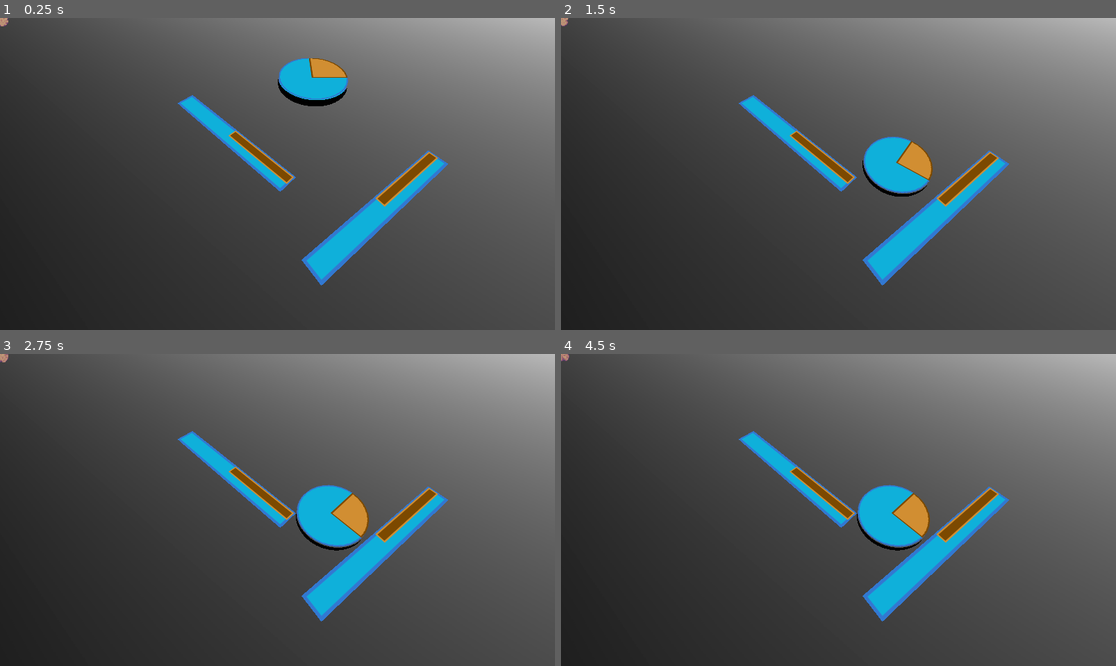
Above: before the commit, frames 1-4 (two rows, left to right).
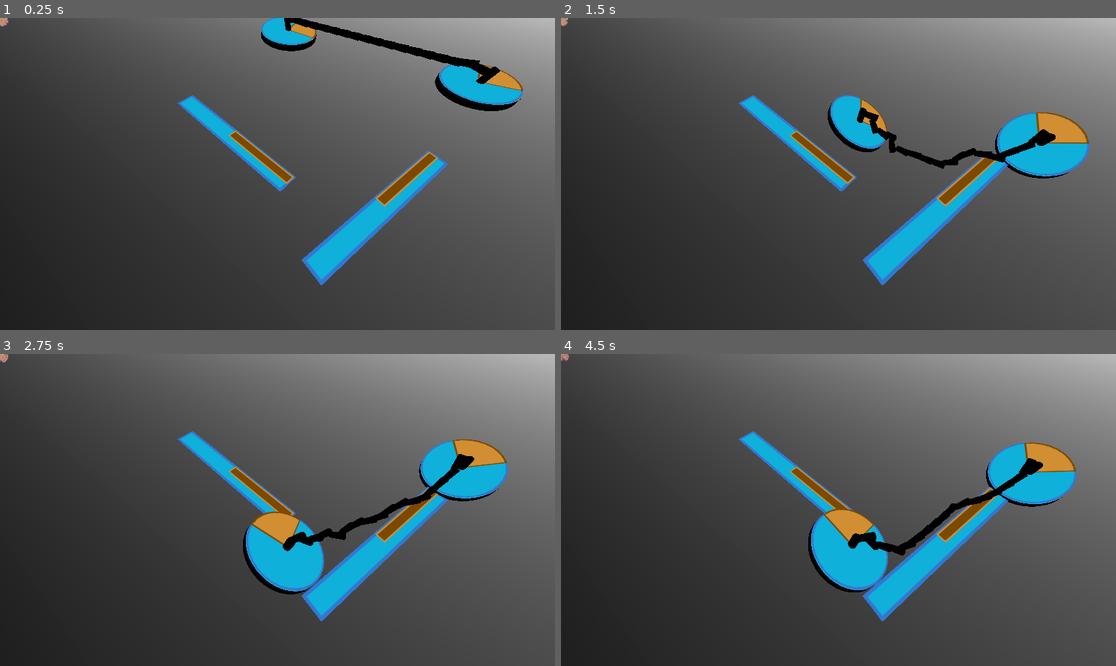
Above: after the commit, the same moments.

Repository: xaviervxz/PhysicsTestScenes
Game: Godot game, scene res://3dWithSprites/Rope/roxle_stage.tscn
The game is run twice, just before and just after one commit, with the same random seed, the same clock (stepped at 60 frames per second) and the same inputs. Before the commit the project starts from res://3dWithSprites/Wall/wall_stage.tscn.
Inputs:
- Up to frame 1 (0.25 s): no input
- Up to frame 2 (1.5 s): no input
- Up to frame 3 (2.75 s): no input
- Up to frame 4 (4.5 s): no input

The runs differ from the first frame. In frame 1, 5.0% of the frame differs, in the area x 47-95%, y 0-30%; in frame 2, 6.3%; in frame 3, 7.6%; in frame 4, 7.7%, in the area x 44-93%, y 28-77%.

Commit message:
bad but extant rope

Diff:
--- a/3dWithSprites/PhysicsObjects/wheel.tscn
+++ b/3dWithSprites/PhysicsObjects/wheel.tscn
@@ -14,6 +14,26 @@
 height = 0.1
 cap_top = false
 cap_bottom = false
+
+[sub_resource type="CylinderShape3D" id="CylinderShape3D_vqbom"]
+height = 0.5
+radius = 0.05
+
+[sub_resource type="Gradient" id="Gradient_b38vi"]
+
+[sub_resource type="GradientTexture2D" id="GradientTexture2D_m0tlw"]
+gradient = SubResource("Gradient_b38vi")
+fill_from = Vector2(0.352632, 0.757895)
+
+[sub_resource type="StandardMaterial3D" id="StandardMaterial3D_anqcw"]
+albedo_color = Color(1, 0.247059, 1, 1)
+albedo_texture = SubResource("GradientTexture2D_m0tlw")
+
+[sub_resource type="CylinderMesh" id="CylinderMesh_6v56w"]
+material = SubResource("StandardMaterial3D_anqcw")
+top_radius = 0.05
+bottom_radius = 0.05
+height = 0.5
 
 [node name="Wheel" type="RigidBody3D"]
 
@@ -32,3 +52,24 @@
 [node name="Sprite2" type="Sprite3D" parent="."]
 transform = Transform3D(0.75, 0, 0, 0, 0.75, 0, 0, 0, 0.75, 0, 0, -0.05)
 texture = ExtResource("3_trxsd")
+
+[node name="Axle" type="RigidBody3D" parent="."]
+
+[node name="CollisionShape3D" type="CollisionShape3D" parent="Axle"]
+transform = Transform3D(1, 0, 0, 0, -4.37114e-08, -1, 0, 1, -4.37114e-08, 0, 0, 0)
+shape = SubResource("CylinderShape3D_vqbom")
+
+[node name="MeshInstance3D2" type="MeshInstance3D" parent="Axle"]
+transform = Transform3D(1, 0, 0, 0, -4.37114e-08, -1, 0, 1, -4.37114e-08, 0, 0, 0)
+mesh = SubResource("CylinderMesh_6v56w")
+skeleton = NodePath("../..")
+
+[node name="Left" type="PinJoint3D" parent="Axle"]
+transform = Transform3D(1, 0, 0, 0, 1, 0, 0, 0, 1, 0, 0, -0.05)
+node_a = NodePath("../..")
+node_b = NodePath("..")
+
+[node name="Right" type="PinJoint3D" parent="Axle"]
+transform = Transform3D(1, 0, 0, 0, 1, 0, 0, 0, 1, 0, 0, 0.05)
+node_a = NodePath("../..")
+node_b = NodePath("..")
--- /dev/null
+++ b/3dWithSprites/Rope/Roxel.gd
@@ -0,0 +1,11 @@
+class_name Roxel extends RigidBody3D
+
+
+# Called when the node enters the scene tree for the first time.
+func _ready():
+	pass # Replace with function body.
+
+
+# Called every frame. 'delta' is the elapsed time since the previous frame.
+func _process(delta):
+	pass
--- /dev/null
+++ b/3dWithSprites/Rope/rope_axle.tscn
@@ -0,0 +1,94 @@
+[gd_scene load_steps=4 format=3 uid="uid://dmv8n080i0fjy"]
+
+[ext_resource type="PackedScene" uid="uid://dxu4mwinrnrkr" path="res://3dWithSprites/Rope/rope_segment.tscn" id="3_shohl"]
+[ext_resource type="Script" path="res://3dWithSprites/Rope/Roxel.gd" id="4_ssu8s"]
+[ext_resource type="PackedScene" uid="uid://uw30dl2uywf3" path="res://3dWithSprites/PhysicsObjects/wheel.tscn" id="5_naafo"]
+
+[node name="Roxel" type="RigidBody3D"]
+script = ExtResource("4_ssu8s")
+
+[node name="0" parent="." instance=ExtResource("5_naafo")]
+transform = Transform3D(1, 0, 0, 0, 1, 0, 0, 0, 1, 1.5, 0, 0)
+
+[node name="1" parent="." instance=ExtResource("5_naafo")]
+transform = Transform3D(1, 0, 0, 0, 1, 0, 0, 0, 1, -1.5, 0, 0)
+
+[node name="SoftBody3D" type="RigidBody3D" parent="."]
+
+[node name="RopeSegment2" parent="." instance=ExtResource("3_shohl")]
+transform = Transform3D(1, 0, 0, 0, 1, 0, 0, 0, 1, -0.267487, 0, 0.378906)
+
+[node name="right_Ropes" type="Node3D" parent="."]
+
+[node name="0" parent="right_Ropes" node_paths=PackedStringArray("anchor") instance=ExtResource("3_shohl")]
+transform = Transform3D(-4.37114e-08, 1, 0, -1, -4.37114e-08, 0, 0, 0, 1, 1.4206, 0, 0.206284)
+anchor = NodePath("../../0")
+
+[node name="1" parent="right_Ropes" node_paths=PackedStringArray("anchor") instance=ExtResource("3_shohl")]
+transform = Transform3D(-4.37114e-08, 1, 0, -1, -4.37114e-08, 0, 0, 0, 1, 1.23719, 0, 0.206284)
+anchor = NodePath("../0")
+
+[node name="2" parent="right_Ropes" node_paths=PackedStringArray("anchor") instance=ExtResource("3_shohl")]
+transform = Transform3D(-4.37114e-08, 1, 0, -1, -4.37114e-08, 0, 0, 0, 1, 1.06086, 0, 0.206284)
+anchor = NodePath("../1")
+
+[node name="3" parent="right_Ropes" node_paths=PackedStringArray("anchor") instance=ExtResource("3_shohl")]
+transform = Transform3D(-4.37114e-08, 1, 0, -1, -4.37114e-08, 0, 0, 0, 1, 0.884407, 0, 0.206284)
+anchor = NodePath("../2")
+
+[node name="4" parent="right_Ropes" node_paths=PackedStringArray("anchor") instance=ExtResource("3_shohl")]
+transform = Transform3D(-4.37114e-08, 1, 0, -1, -4.37114e-08, 0, 0, 0, 1, 0.70594, 0, 0.206284)
+anchor = NodePath("../3")
+
+[node name="5" parent="right_Ropes" node_paths=PackedStringArray("anchor") instance=ExtResource("3_shohl")]
+transform = Transform3D(-4.37114e-08, 1, 0, -1, -4.37114e-08, 0, 0, 0, 1, 0.529488, 0, 0.206284)
+anchor = NodePath("../4")
+
+[node name="6" parent="right_Ropes" node_paths=PackedStringArray("anchor") instance=ExtResource("3_shohl")]
+transform = Transform3D(-4.37114e-08, 1, 0, -1, -4.37114e-08, 0, 0, 0, 1, 0.354256, 0, 0.206284)
+anchor = NodePath("../5")
+
+[node name="7" parent="right_Ropes" node_paths=PackedStringArray("anchor") instance=ExtResource("3_shohl")]
+transform = Transform3D(-4.37114e-08, 1, 0, -1, -4.37114e-08, 0, 0, 0, 1, 0.16053, 0, 0.206284)
+anchor = NodePath("../6")
+
+[node name="8" parent="right_Ropes" node_paths=PackedStringArray("anchor") instance=ExtResource("3_shohl")]
+transform = Transform3D(-4.37114e-08, 1, 0, -1, -4.37114e-08, 0, 0, 0, 1, -0.0200119, 0, 0.206284)
+anchor = NodePath("../7")
+
+[node name="9" parent="right_Ropes" node_paths=PackedStringArray("anchor") instance=ExtResource("3_shohl")]
+transform = Transform3D(-4.37114e-08, 1, 0, -1, -4.37114e-08, 0, 0, 0, 1, -0.19561, 0, 0.206284)
+anchor = NodePath("../8")
+
+[node name="10" parent="right_Ropes" node_paths=PackedStringArray("anchor") instance=ExtResource("3_shohl")]
+transform = Transform3D(-4.37114e-08, 1, 0, -1, -4.37114e-08, 0, 0, 0, 1, -0.369255, 0, 0.206284)
+anchor = NodePath("../9")
+
+[node name="11" parent="right_Ropes" node_paths=PackedStringArray("anchor") instance=ExtResource("3_shohl")]
+transform = Transform3D(-4.37114e-08, 1, 0, -1, -4.37114e-08, 0, 0, 0, 1, -0.547173, 0, 0.206284)
+anchor = NodePath("../10")
+
+[node name="12" parent="right_Ropes" node_paths=PackedStringArray("anchor") instance=ExtResource("3_shohl")]
+transform = Transform3D(-4.37114e-08, 1, 0, -1, -4.37114e-08, 0, 0, 0, 1, -0.721062, 0, 0.206284)
+anchor = NodePath("../11")
+
+[node name="13" parent="right_Ropes" node_paths=PackedStringArray("anchor") instance=ExtResource("3_shohl")]
+transform = Transform3D(-4.37114e-08, 1, 0, -1, -4.37114e-08, 0, 0, 0, 1, -0.888725, 0, 0.206284)
+anchor = NodePath("../12")
+
+[node name="14" parent="right_Ropes" node_paths=PackedStringArray("anchor") instance=ExtResource("3_shohl")]
+transform = Transform3D(-4.37114e-08, 1, 0, -1, -4.37114e-08, 0, 0, 0, 1, -1.08337, 0, 0.206284)
+anchor = NodePath("../13")
+
+[node name="15" parent="right_Ropes" node_paths=PackedStringArray("anchor") instance=ExtResource("3_shohl")]
+transform = Transform3D(-4.37114e-08, 1, 0, -1, -4.37114e-08, 0, 0, 0, 1, -1.26763, 0, 0.206284)
+anchor = NodePath("../14")
+
+[node name="16" parent="right_Ropes" node_paths=PackedStringArray("anchor") instance=ExtResource("3_shohl")]
+transform = Transform3D(-4.37114e-08, 1, 0, -1, -4.37114e-08, 0, 0, 0, 1, -1.42229, 0, 0.206284)
+anchor = NodePath("../15")
+
+[node name="EndAnchor" type="PinJoint3D" parent="right_Ropes"]
+transform = Transform3D(1, 0, 0, 0, 1, 0, 0, 0, 1, -1.48828, 0, 0.206711)
+node_a = NodePath("../16")
+node_b = NodePath("../../1")
--- /dev/null
+++ b/3dWithSprites/Rope/rope_segment.gd
@@ -0,0 +1,8 @@
+class_name RopeSegment extends RigidBody3D
+
+
+@export var anchor : CollisionObject3D
+
+func _ready():
+	if anchor:
+		$AnchorPin.node_b = anchor.get_path()
--- /dev/null
+++ b/3dWithSprites/Rope/rope_segment.tscn
@@ -0,0 +1,28 @@
+[gd_scene load_steps=5 format=3 uid="uid://dxu4mwinrnrkr"]
+
+[ext_resource type="Script" path="res://3dWithSprites/Rope/rope_segment.gd" id="1_k2hbm"]
+
+[sub_resource type="CylinderShape3D" id="CylinderShape3D_y7psy"]
+height = 0.2
+radius = 0.05
+
+[sub_resource type="StandardMaterial3D" id="StandardMaterial3D_enuwi"]
+albedo_color = Color(0.752941, 0.321569, 0.498039, 1)
+
+[sub_resource type="CylinderMesh" id="CylinderMesh_fxh47"]
+material = SubResource("StandardMaterial3D_enuwi")
+top_radius = 0.05
+bottom_radius = 0.04
+height = 0.2
+
+[node name="RopeSegment" type="RigidBody3D"]
+script = ExtResource("1_k2hbm")
+
+[node name="CollisionShape3D" type="CollisionShape3D" parent="."]
+shape = SubResource("CylinderShape3D_y7psy")
+
+[node name="MeshInstance3D" type="MeshInstance3D" parent="."]
+mesh = SubResource("CylinderMesh_fxh47")
+
+[node name="AnchorPin" type="PinJoint3D" parent="."]
+node_a = NodePath("..")
--- /dev/null
+++ b/3dWithSprites/Rope/roxle_stage.tscn
@@ -0,0 +1,30 @@
+[gd_scene load_steps=6 format=3 uid="uid://cbtsa3p6kws4q"]
+
+[ext_resource type="PackedScene" uid="uid://cqyb5aw3q266n" path="res://3dWithSprites/PhysicsObjects/ground.tscn" id="1_krvx2"]
+[ext_resource type="PackedScene" uid="uid://dxlu3cgj1caka" path="res://3dWithSprites/forces/force.tscn" id="3_ilclc"]
+[ext_resource type="PackedScene" uid="uid://c27qkmcewc5v4" path="res://3dWithSprites/Wall/wall.tscn" id="4_8fsp8"]
+[ext_resource type="PackedScene" uid="uid://dmv8n080i0fjy" path="res://3dWithSprites/Rope/rope_axle.tscn" id="4_33d0h"]
+
+[sub_resource type="MeshLibrary" id="MeshLibrary_ab1jb"]
+
+[node name="Stage" type="Node3D"]
+
+[node name="Camera3D" type="Camera3D" parent="."]
+transform = Transform3D(1, 0, 0, 0, 0.524803, 0.851224, 0, -0.851224, 0.524803, 0.00941682, 2.49792, 0.877945)
+
+[node name="Ground" parent="." instance=ExtResource("1_krvx2")]
+
+[node name="GridMap" type="GridMap" parent="."]
+mesh_library = SubResource("MeshLibrary_ab1jb")
+
+[node name="Force" parent="." instance=ExtResource("3_ilclc")]
+strength = 100.0
+
+[node name="Plank" parent="." instance=ExtResource("4_8fsp8")]
+transform = Transform3D(0.793661, 0, 0.60836, 0, 1, 0, -0.60836, 0, 0.793661, 1.3916, -6.10352e-05, -0.150146)
+
+[node name="Wall" parent="." instance=ExtResource("4_8fsp8")]
+transform = Transform3D(0.718794, 0, -0.695223, 0, 1, 0, 0.695223, 0, 0.718794, -0.762375, -6.10352e-05, -1.35327)
+
+[node name="Roxel" parent="." instance=ExtResource("4_33d0h")]
+transform = Transform3D(0.866025, 0.5, 2.18557e-08, 0, -4.37114e-08, 1, 0.5, -0.866025, -3.78552e-08, 1.52047, 1.00012, -2.5029)
--- a/project.godot
+++ b/project.godot
@@ -11,7 +11,7 @@
 [application]
 
 config/name="Physics Tests"
-run/main_scene="res://3dWithSprites/Wall/wall_stage.tscn"
+run/main_scene="res://3dWithSprites/Rope/roxle_stage.tscn"
 config/features=PackedStringArray("4.1", "Forward Plus")
 config/icon="res://2d/PhysicsObjects/wheel.png"
 
Not shown: 1 places in 3dWithSprites/PhysicsObjects/wheel.tscn that only renumber resources
